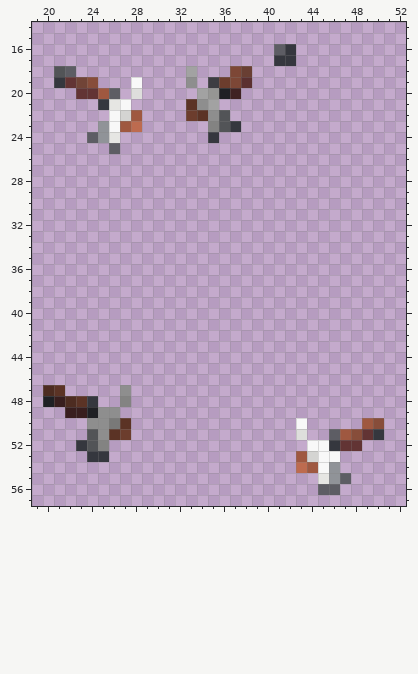
Pixel-art sprite: Resources/Textures/CrystallPunk/Objects/Weapons/Melee/LightHammer/lightHammer.rsi/inhand-left.png. The picture above was drawn from the file before the commit.
The file is 64x64 pixels. Colours within 5 levels of each other are drawn and written as one. Shown: x 19..52, y 14..57.
The same view after the edit:
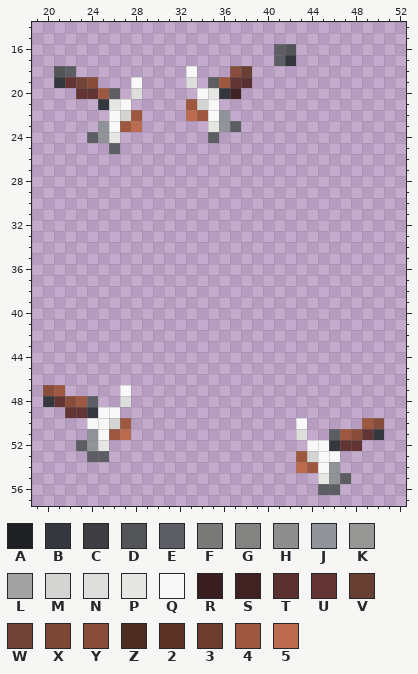
Palette (. is transparent): A #1f2024  B #35373e  C #3d3d42  D #525457  E #5d5d64  F #797978  G #838382  H #8e8e8e  J #909398  K #969694  L #a2a2a2  M #d4d4d2  N #dededc  P #e6e6e3  Q #f8f8f8  R #381e1e  S #402222  T #5b3030  U #623434  V #693f33  W #714437  X #7d4736  Y #874d3a  Z #4d2c21  2 #5b3325  3 #6c3d2d  4 #9f5840  5 #bd6b4f
Edits made:
y 16: x 42 B -> D
y 17: x 41 B -> E
y 18: x 33 L -> Q; x 37 X -> Y
y 19: x 33 H -> N; x 35..37 C3X -> E4U
y 20: x 34..36 LKA -> QPB
y 21: x 33..35 2HL -> 4MQ
y 22: x 33..36 32HD -> 54QJ
y 23: x 35..37 GDB -> PJE
y 24: x 35 B -> E
y 47: x 20..21 Z2 -> Y4; x 27 H -> Q
y 48: x 20..24 ARZ2B -> BUY4E; x 27 G -> N
y 49: x 22..26 RRAHH -> UUBQQ
y 50: x 24..27 HHF2 -> QQM4
y 51: x 24..27 DH23 -> JQ45
y 52: x 23..25 BDG -> EJP
y 53: x 24..25 BB -> EE
Pixel boxes of the changes (left, top, right, bottom) in both pictures:
changed: (186, 44, 296, 143)
changed: (43, 385, 131, 462)
